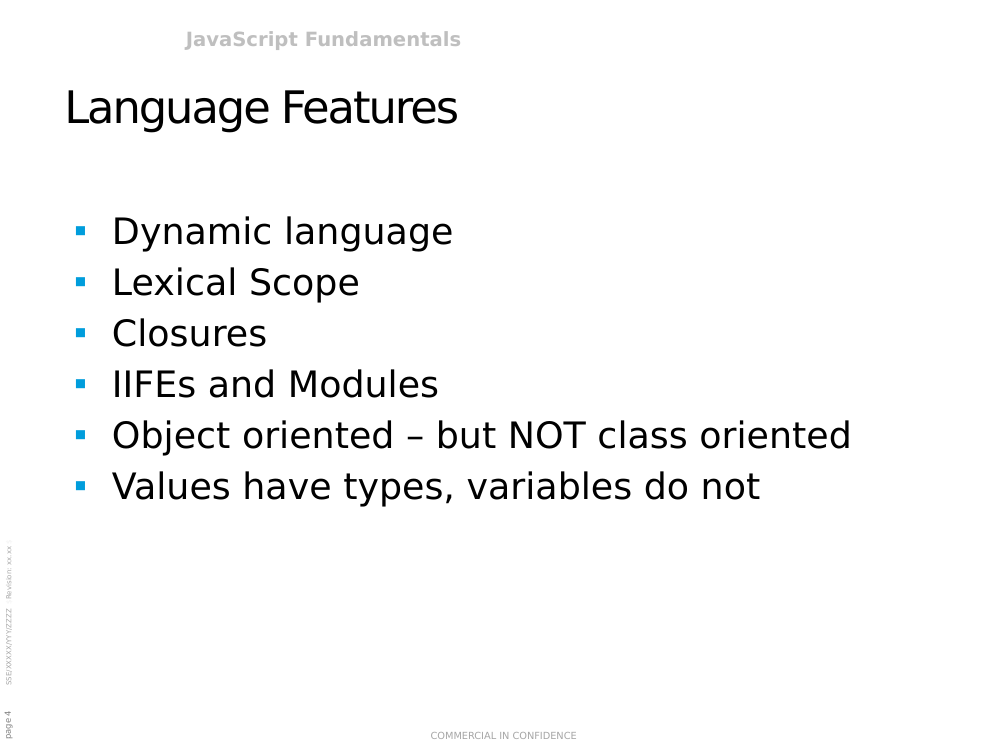
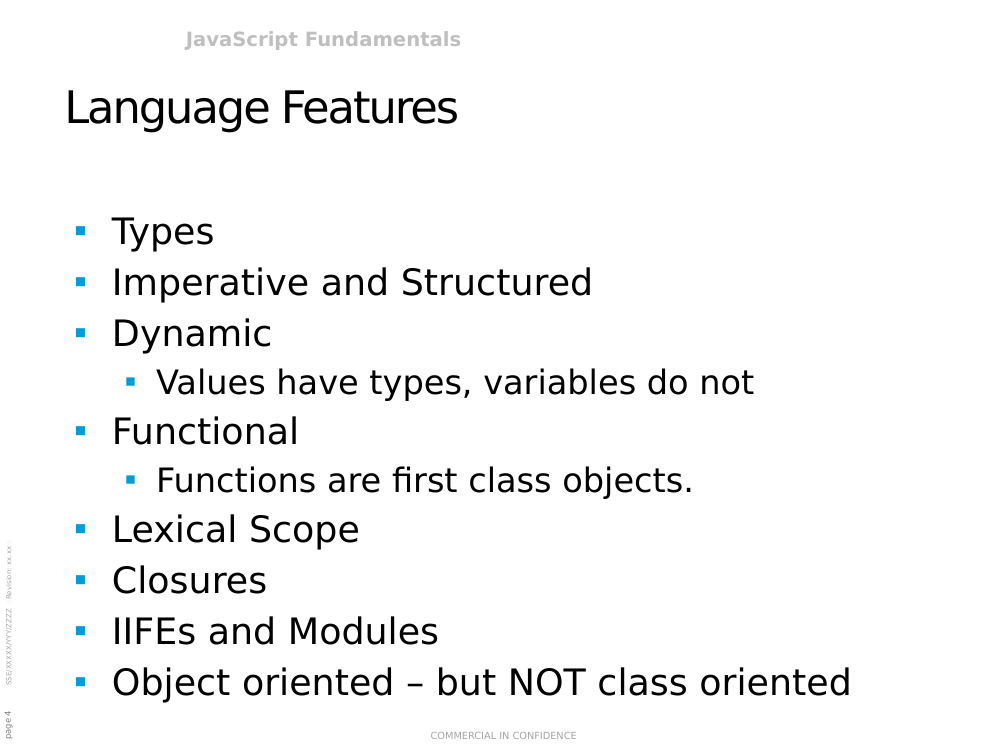
Before and after one commit to rasmusvhansen/javascript-course, a slide deck: slide 4 of JavaScript Fundamentals.pptx. Drawn at 1008x756 pixels with LibreOffice and Linux fonts; fonts in the diff are those of the drawing; background and template pictures are left out. Boxes give left, top, right and bottom in pixels: in the first picture for what was removed or moved away, otherwise in the second. Text is boxed around its words. In the diff, an @@ line names an element or a change of style, - is before the commit and + after.

Commit message:
Updated ppt

```diff
--- a/JavaScript Fundamentals.pptx
+++ b/JavaScript Fundamentals.pptx
@@ text at [112, 217, 754, 499]: text changed; size 26 to 24 pt @@
-▪ Dynamic language
+▪ Types
+▪ Imperative and Structured
+▪ Dynamic
+  ▪ Values have types, variables do not
+▪ Functional
+  ▪ Functions are first class objects.
@@ text at [112, 471, 761, 507]: paragraph removed @@
-▪ Values have types, variables do not
```
Also in this commit, not shown: 3 other slides changed, 12 slides added, 26 other files.
